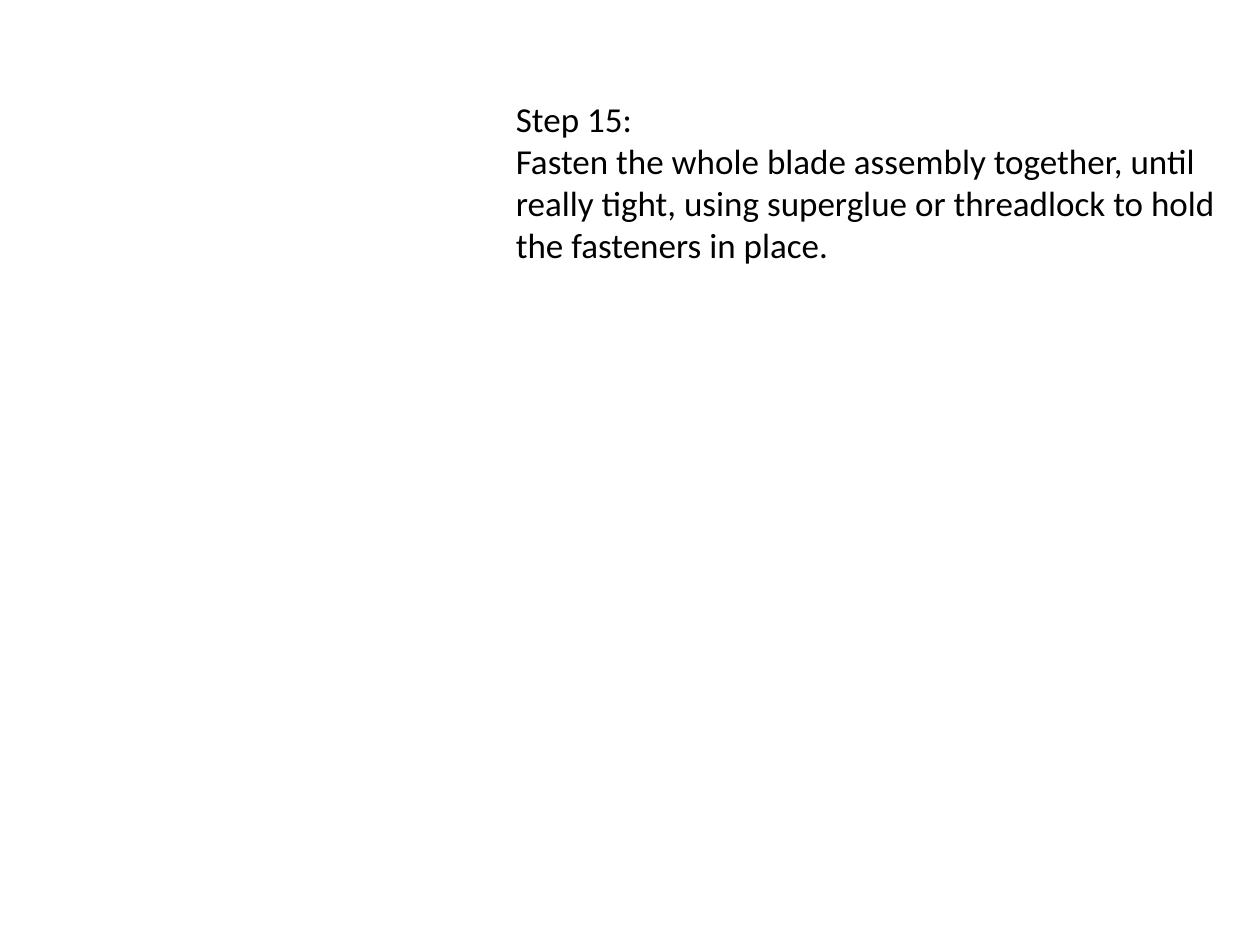
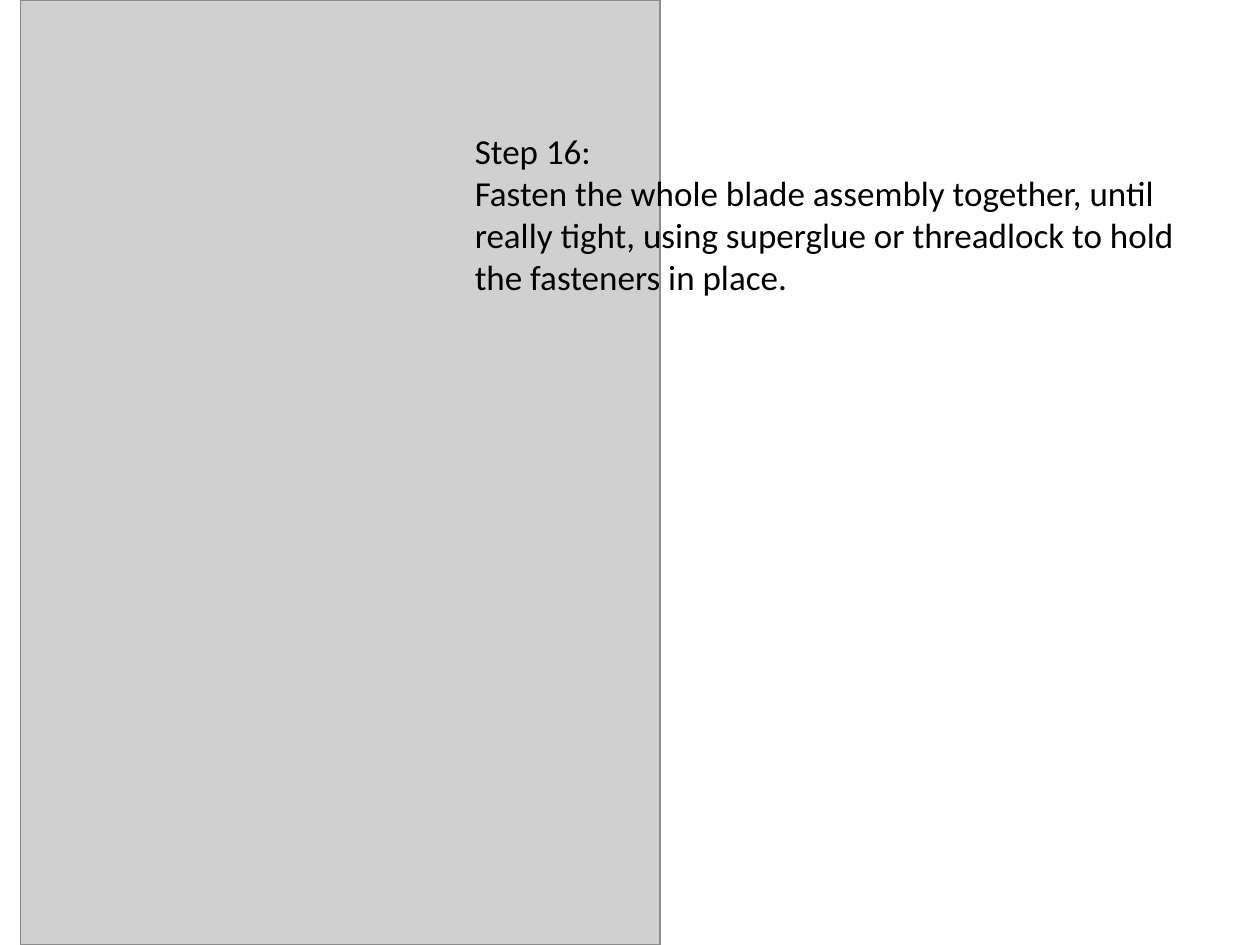
Before and after one commit to localelectricity/Wind-Turbine-Instructions, a slide deck: slide 17 of PVC Blade Instructions.pptx (slide 15 before the commit). Drawn at 1260x945 pixels with LibreOffice and Linux fonts; fonts in the diff are those of the drawing; grey boxes stand for pictures; background and template pictures are left out. Boxes give left, top, right and bottom in pixels: in the first picture for what was removed or moved away, otherwise in the second. Text is boxed around its words. In the diff, an @@ line names an element or a change of style, - is before the commit and + after.

Commit message:
Added clipart and material images

```diff
--- a/PVC Blade Instructions.pptx
+++ b/PVC Blade Instructions.pptx
@@ picture added at [20,0,660,945] @@
@@ text "Step 16:": place and size @@
-text "Step 16:" at [516,109,1214,264]
+text "Step 16:" at [475,140,1173,299]
@@ text at [475,140,591,170]: text changed @@
-Step 15:
+Step 16:
```
Also in this commit, not shown: 9 other slides changed, 4 slides added, 2 slides removed.
